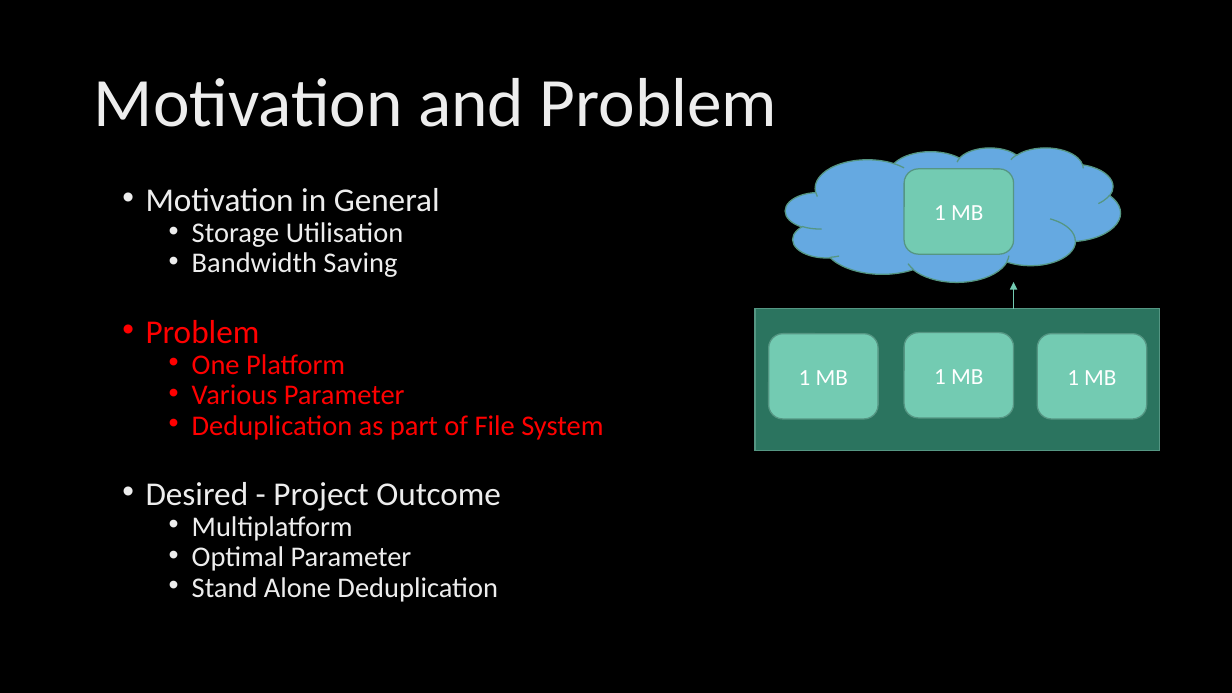
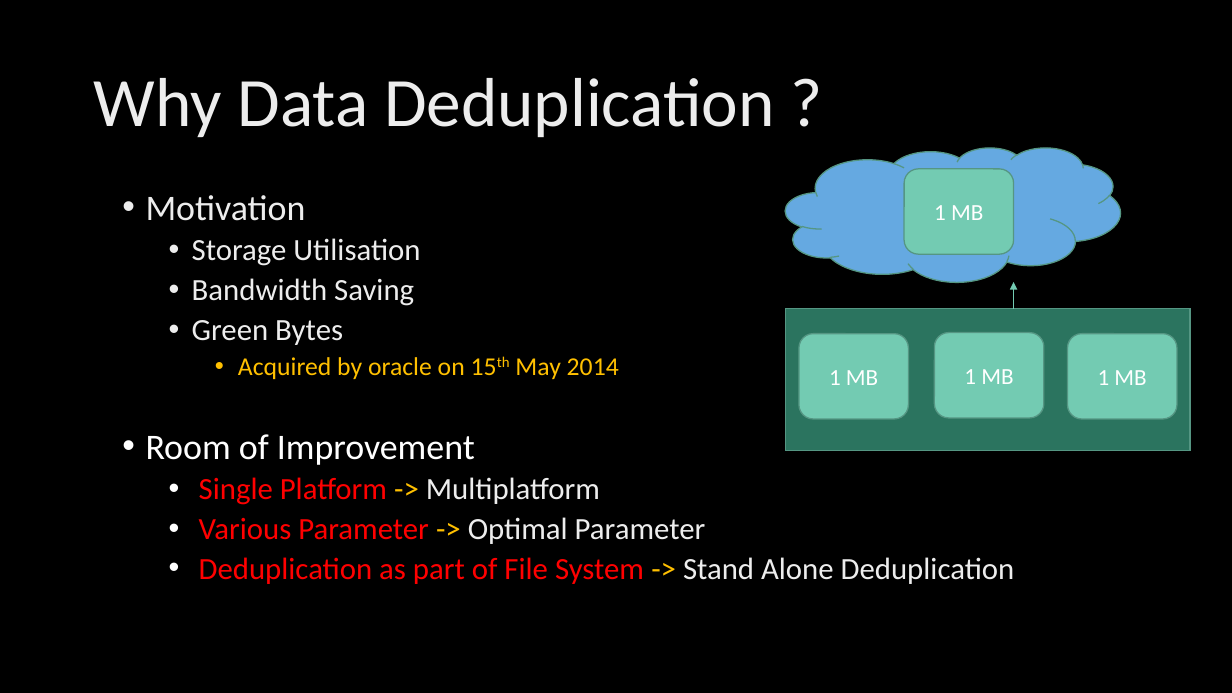
Before and after one commit to parfaire/DaDeDupNew, a slide deck: slide 4 of dd/DaDeDup.pptx. Drawn at 1232x693 pixels with LibreOffice and Linux fonts; fonts in the diff are those of the drawing; background and template pictures are left out. Boxes give left, top, right and bottom in pixels: in the first picture for what was removed or moved away, otherwise in the second. Text is boxed around its words. In the diff, an @@ line names an element or a change of style, - is before the commit and + after.

```diff
--- a/dd/DaDeDup.pptx
+++ b/dd/DaDeDup.pptx
@@ title at [94, 78, 775, 137]: text changed @@
-Motivation and Problem
+Why Data Deduplication ?
@@ text at [146, 195, 306, 221]: text changed; size 25.9 to 28 pt @@
-• Motivation in General
+• Motivation
@@ text at [192, 238, 420, 306]: size 22.2 to 24 pt in "Storage Utilisation", "Bandwidth Saving"; line spacing 0.7 to 0.9 @@
@@ text at [146, 320, 1015, 584]: text changed; size 22.2 to 24 pt @@
-• Problem
-  • One Platform
-  • Various Parameter
-  • Deduplication as part of File System
-• Desired - Project Outcome
-  • Multiplatform
-  • Optimal Parameter
-  • Stand Alone Deduplication
+  • Green Bytes
+    • Acquired by oracle on 15th May 2014
+• Room of Improvement
+  • Single Platform -> Multiplatform
+  • Various Parameter -> Optimal Parameter
+  • Deduplication as part of File System -> Stand Alone Deduplication
@@ 3 rounded rectangles, 1 rectangle: place and size @@
-3 rounded rectangles, 1 rectangle at [755, 309, 1160, 451]
+3 rounded rectangles, 1 rectangle at [786, 309, 1190, 451]
```
Also in this commit, not shown: 5 other slides changed, 1 slide added, 1 slide removed, 3 other files.
